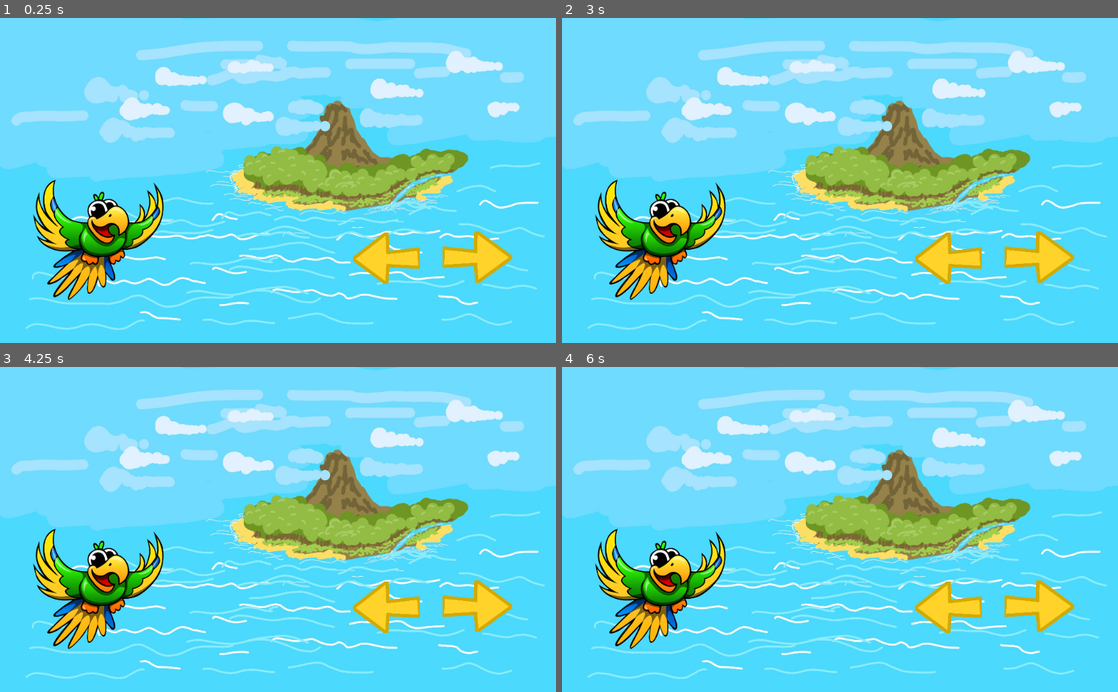
Above: before the commit, frames 1-4 (two rows, left to right).
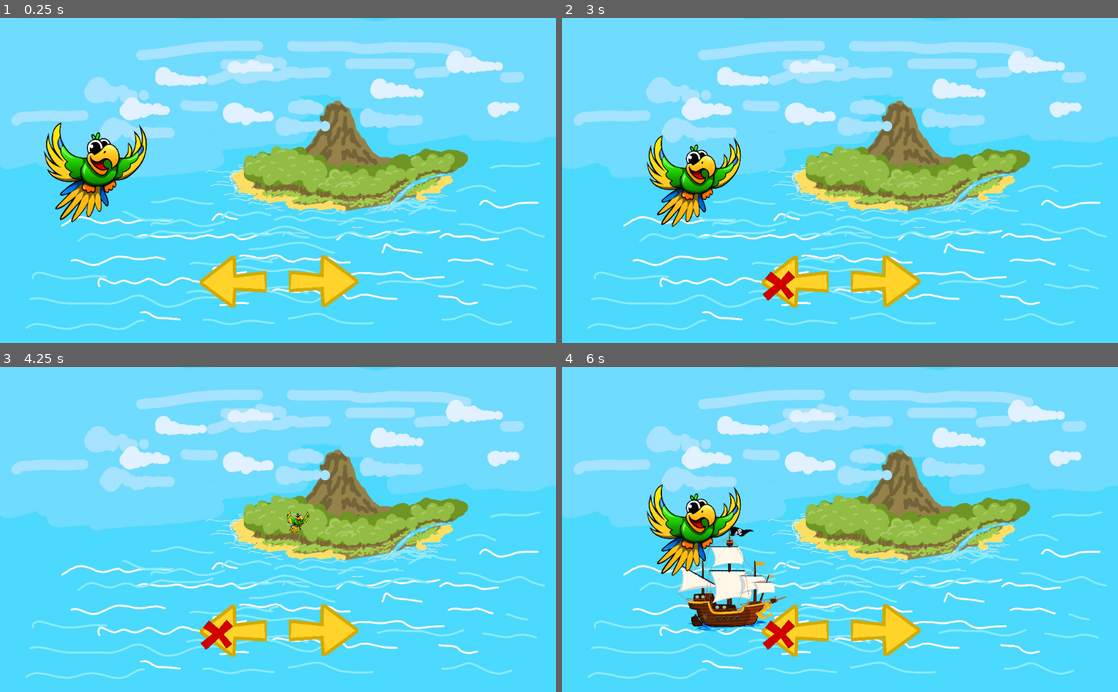
Above: after the commit, the same moments.

Repository: Team-STRAND/DISS_prototype
Game: Godot game, scene res://IslandTopScene.tscn
The game is run twice, just before and just after one commit, with the same random seed, the same clock (stepped at 60 frames per second) and the same inputs. This scene is started directly instead of the project's main scene.
Inputs (mouse positions are in pixels of both pictures, inside the frame that each line leads up to):
- Up to frame 1 (0.25 s): no input
- Up to frame 2 (3 s): click (945, 258) at 0.52 s; click (795, 281) at 1.27 s; click (1040, 258) at 2.02 s; click (884, 281) at 2.77 s
- Up to frame 3 (4.25 s): click (383, 607) at 3.52 s
- Up to frame 4 (6 s): click (795, 630) at 4.27 s; click (1040, 607) at 5.02 s; click (884, 630) at 5.77 s

The runs differ from the first frame. In frame 1, 11% of the frame differs, in the area x 5-93%, y 32-90%; in frame 2, 10%; in frame 3, 8.4%; in frame 4, 13%, in the area x 5-93%, y 36-90%.

Commit message:
3rd scene

Diff:
--- /dev/null
+++ b/AnimationPlayerParrot.gd
@@ -0,0 +1,20 @@
+extends AnimationPlayer
+
+
+# Declare member variables here. Examples:
+# var a = 2
+# var b = "text"
+
+
+# Called when the node enters the scene tree for the first time.
+func _ready():
+	pass # Replace with function body.
+
+
+# Called every frame. 'delta' is the elapsed time since the previous frame.
+#func _process(delta):
+#	pass
+
+
+func _on_AnimationPlayerParrot_animation_finished(anim_name):
+	get_parent().get_parent().get_node("Ship/AnimationPlayerShip").play("ShipMoving")
--- a/IslandTopScene.tscn
+++ b/IslandTopScene.tscn
@@ -1,8 +1,69 @@
-[gd_scene load_steps=4 format=2]
+[gd_scene load_steps=11 format=2]
 
 [ext_resource path="res://assets/island.jpeg" type="Texture" id=1]
 [ext_resource path="res://assets/parrot.png" type="Texture" id=2]
 [ext_resource path="res://assets/arrow.png" type="Texture" id=3]
+[ext_resource path="res://assets/x.png" type="Texture" id=4]
+[ext_resource path="res://LeftButton.gd" type="Script" id=5]
+[ext_resource path="res://RightButton.gd" type="Script" id=6]
+[ext_resource path="res://assets/ship.png" type="Texture" id=7]
+[ext_resource path="res://AnimationPlayerParrot.gd" type="Script" id=8]
+
+[sub_resource type="Animation" id=2]
+resource_name = "ShipMoving"
+length = 4.0
+tracks/0/type = "value"
+tracks/0/path = NodePath(".:rect_scale")
+tracks/0/interp = 1
+tracks/0/loop_wrap = true
+tracks/0/imported = false
+tracks/0/enabled = true
+tracks/0/keys = {
+"times": PoolRealArray( 0, 3.5 ),
+"transitions": PoolRealArray( 1, 1 ),
+"update": 0,
+"values": [ Vector2( 0.35464, 0.301162 ), Vector2( 0.0695341, 0.0635513 ) ]
+}
+tracks/1/type = "value"
+tracks/1/path = NodePath(".:rect_position")
+tracks/1/interp = 1
+tracks/1/loop_wrap = true
+tracks/1/imported = false
+tracks/1/enabled = true
+tracks/1/keys = {
+"times": PoolRealArray( 0, 0.8, 1.1, 1.7, 2.4, 2.9, 3.5, 4 ),
+"transitions": PoolRealArray( 1, 1, 1, 1, 1, 1, 1, 1 ),
+"update": 0,
+"values": [ Vector2( -652.955, -27.2964 ), Vector2( -356.89, -134.575 ), Vector2( -238.374, -157.574 ), Vector2( -166.305, -204.546 ), Vector2( -85.2965, -219.379 ), Vector2( -37.9999, -255.938 ), Vector2( 6.62471, -269.723 ), Vector2( 27.2764, -280.51 ) ]
+}
+
+[sub_resource type="Animation" id=1]
+resource_name = "FlyingParrot"
+length = 1.5
+tracks/0/type = "value"
+tracks/0/path = NodePath(".:rect_position")
+tracks/0/interp = 1
+tracks/0/loop_wrap = true
+tracks/0/imported = false
+tracks/0/enabled = true
+tracks/0/keys = {
+"times": PoolRealArray( 0, 0.1, 0.2, 0.4, 0.5, 0.6, 0.7, 0.9, 1.1, 1.3, 1.5 ),
+"transitions": PoolRealArray( 1, 1, 1, 1, 1, 1, 1, 1, 1, 1, 1 ),
+"update": 0,
+"values": [ Vector2( -34.4698, 88.0676 ), Vector2( 11.5109, 97.8146 ), Vector2( 52.4297, 112.859 ), Vector2( 108.843, 130.155 ), Vector2( 148.759, 133.98 ), Vector2( 181.436, 112.908 ), Vector2( 217.502, 116.84 ), Vector2( 248.802, 102.76 ), Vector2( 287.164, 102.807 ), Vector2( 323.407, 94.3777 ), Vector2( 351.175, 90.1865 ) ]
+}
+tracks/1/type = "value"
+tracks/1/path = NodePath(".:rect_scale")
+tracks/1/interp = 1
+tracks/1/loop_wrap = true
+tracks/1/imported = false
+tracks/1/enabled = true
+tracks/1/keys = {
+"times": PoolRealArray( 0, 1.5 ),
+"transitions": PoolRealArray( 1, 1 ),
+"update": 0,
+"values": [ Vector2( -0.442189, 0.465328 ), Vector2( -0.0697856, 0.0805416 ) ]
+}
 
 [node name="IslandTopScene" type="Node2D"]
 
@@ -15,40 +76,73 @@
 "_edit_use_anchors_": false
 }
 
+[node name="Ship" type="TextureRect" parent="."]
+margin_left = -652.955
+margin_top = -27.2964
+margin_right = 347.046
+margin_bottom = 1045.7
+rect_scale = Vector2( 0.35464, 0.301162 )
+rect_pivot_offset = Vector2( 486.558, 609.365 )
+texture = ExtResource( 7 )
+__meta__ = {
+"_edit_use_anchors_": false
+}
+
+[node name="AnimationPlayerShip" type="AnimationPlayer" parent="Ship"]
+anims/ShipMoving = SubResource( 2 )
+
 [node name="Parrot" type="TextureRect" parent="."]
-margin_left = -28.1131
-margin_top = 213.084
-margin_right = 402.887
-margin_bottom = 611.084
-rect_scale = Vector2( -0.560789, 0.559215 )
+margin_left = -34.4698
+margin_top = 88.0676
+margin_right = 396.531
+margin_bottom = 486.068
+rect_scale = Vector2( -0.442189, 0.465328 )
 rect_pivot_offset = Vector2( 211.793, 193.485 )
 texture = ExtResource( 2 )
 __meta__ = {
 "_edit_use_anchors_": false
 }
 
-[node name="Left" type="TextureButton" parent="."]
-margin_left = 477.274
-margin_top = 101.367
-margin_right = 973.274
-margin_bottom = 754.367
+[node name="AnimationPlayerParrot" type="AnimationPlayer" parent="Parrot"]
+anims/FlyingParrot = SubResource( 1 )
+script = ExtResource( 8 )
+
+[node name="LeftButton" type="TextureButton" parent="."]
+margin_left = 195.456
+margin_top = 144.805
+margin_right = 691.456
+margin_bottom = 797.805
 rect_rotation = -90.3237
 rect_scale = Vector2( 0.192522, 0.188548 )
 rect_pivot_offset = Vector2( 237.714, 344.159 )
 texture_normal = ExtResource( 3 )
+script = ExtResource( 5 )
 __meta__ = {
 "_edit_use_anchors_": false
 }
 
-[node name="Right" type="TextureButton" parent="."]
-margin_left = 642.936
-margin_top = 105.853
-margin_right = 1138.94
-margin_bottom = 758.853
+[node name="TextureRect" type="TextureRect" parent="LeftButton"]
+margin_left = -126.861
+margin_top = -206.796
+margin_right = 533.139
+margin_bottom = 483.204
+rect_scale = Vector2( 0.434654, 0.461361 )
+rect_pivot_offset = Vector2( 342.92, 393.261 )
+texture = ExtResource( 4 )
+
+[node name="RightButton" type="TextureButton" parent="."]
+margin_left = 360.06
+margin_top = 150.351
+margin_right = 856.06
+margin_bottom = 803.351
 rect_rotation = 89.8148
 rect_scale = Vector2( -0.191988, 0.195961 )
 rect_pivot_offset = Vector2( 233.369, 338.209 )
 texture_normal = ExtResource( 3 )
+script = ExtResource( 6 )
 __meta__ = {
 "_edit_use_anchors_": false
 }
+[connection signal="animation_finished" from="Parrot/AnimationPlayerParrot" to="Parrot/AnimationPlayerParrot" method="_on_AnimationPlayerParrot_animation_finished"]
+[connection signal="pressed" from="LeftButton" to="LeftButton" method="_on_LeftButton_pressed"]
+[connection signal="pressed" from="RightButton" to="RightButton" method="_on_RightButton_pressed"]
--- /dev/null
+++ b/LeftButton.gd
@@ -0,0 +1,9 @@
+extends TextureButton
+
+func _ready():
+	get_child(0).visible=false
+
+
+
+func _on_LeftButton_pressed():
+	get_child(0).visible=true
--- /dev/null
+++ b/RightButton.gd
@@ -0,0 +1,20 @@
+extends TextureButton
+
+
+# Declare member variables here. Examples:
+# var a = 2
+# var b = "text"
+
+
+# Called when the node enters the scene tree for the first time.
+func _ready():
+	pass # Replace with function body.
+
+
+# Called every frame. 'delta' is the elapsed time since the previous frame.
+#func _process(delta):
+#	pass
+
+
+func _on_RightButton_pressed():
+	get_parent().get_node("Parrot/AnimationPlayerParrot").play("FlyingParrot")
